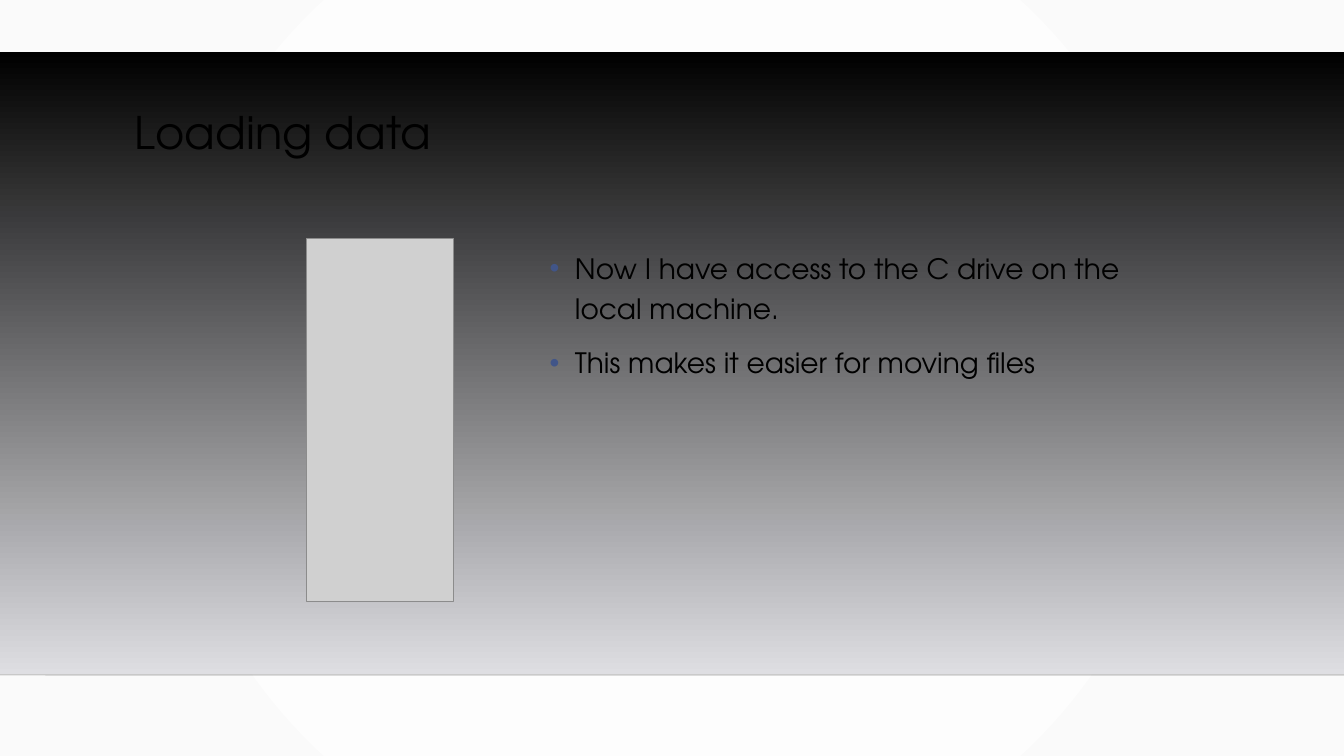
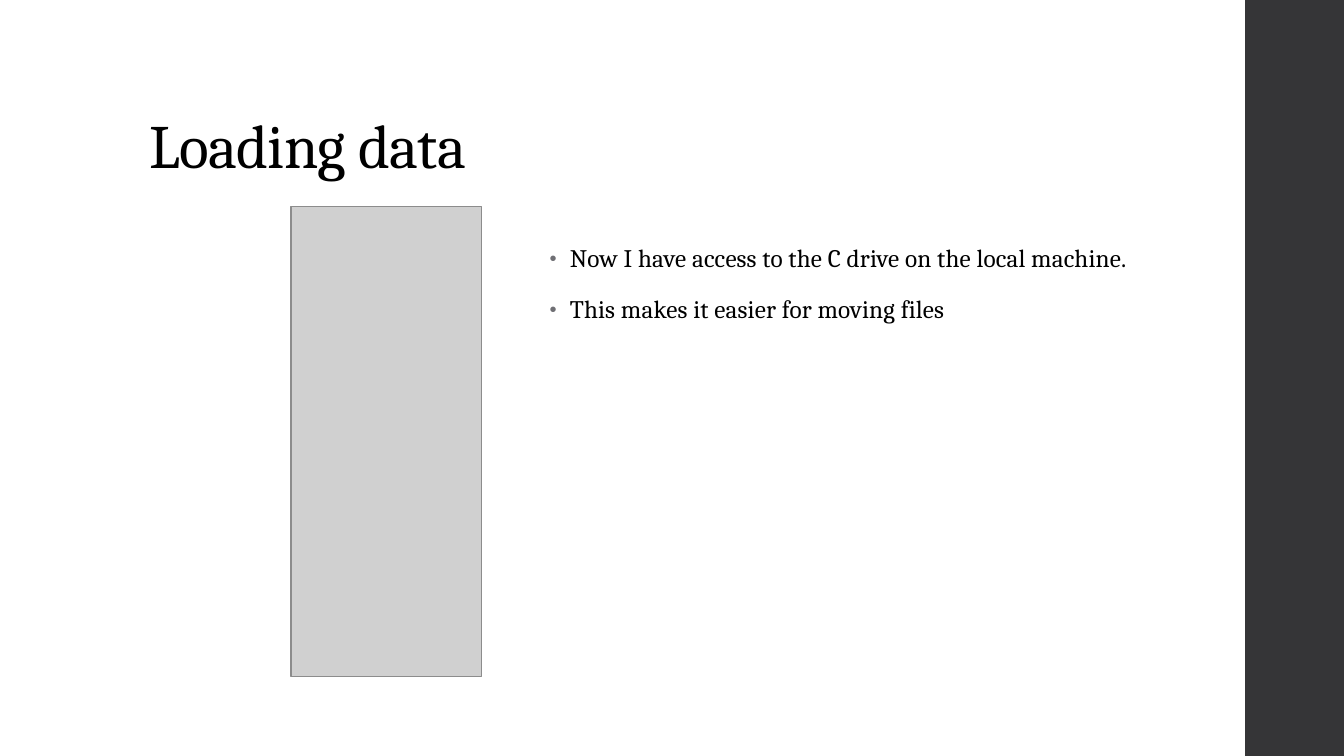
Before and after one commit to MGIS-UMN/GIS5577_week9, a slide deck: slide 18 of WebMapping_Backend.odp (slide 16 before the commit). Drawn at 1344x756 pixels with LibreOffice and Linux fonts; fonts in the diff are those of the drawing; grey boxes stand for pictures; background and template pictures are left out. Boxes give left, top, right and bottom in pixels: in the first picture for what was removed or moved away, otherwise in the second. Text is boxed around its words. In the diff, an @@ line names an element or a change of style, - is before the commit and + after.

Commit message:
updated webmapping, moving the PDF to the correct folder

```diff
--- a/WebMapping_Backend.odp
+++ b/WebMapping_Backend.odp
@@ background gradient #FFFFFF to #FAFAFA to #FFFFFF @@
@@ freeform shape added at box(1245, 0, 1344, 756), fill #353537 @@
@@ freeform shape removed at box(0, 51, 1344, 675) @@
@@ title "Loading data": place and size @@
-title "Loading data" at box(135, 95, 431, 172)
+title "Loading data" at box(149, 125, 466, 181)
@@ title "Loading data" at box(149, 125, 466, 181): size 32 to 44 pt, font TeX Gyre Adventor to Cambria, letter spacing 0 to -0.5 pt; vertical alignment top to bottom @@
@@ picture: place and size @@
-picture at box(307, 239, 454, 602)
+picture at box(291, 207, 482, 677)
@@ text "Now I have access to ..." at box(570, 249, 1126, 324): size 20 to 18 pt, font TeX Gyre Adventor to Cambria, letter spacing 0 to 0.1 pt; indent changed; line spacing 1.2 to 0.95; more space between paragraphs; bullet colour #415588 to #6F6F74 @@
@@ line removed from (0, 675) to (1344, 675) @@
```
Also in this commit, not shown: 17 other slides changed, 3 slides added, 1 slide removed, 1 other file.
